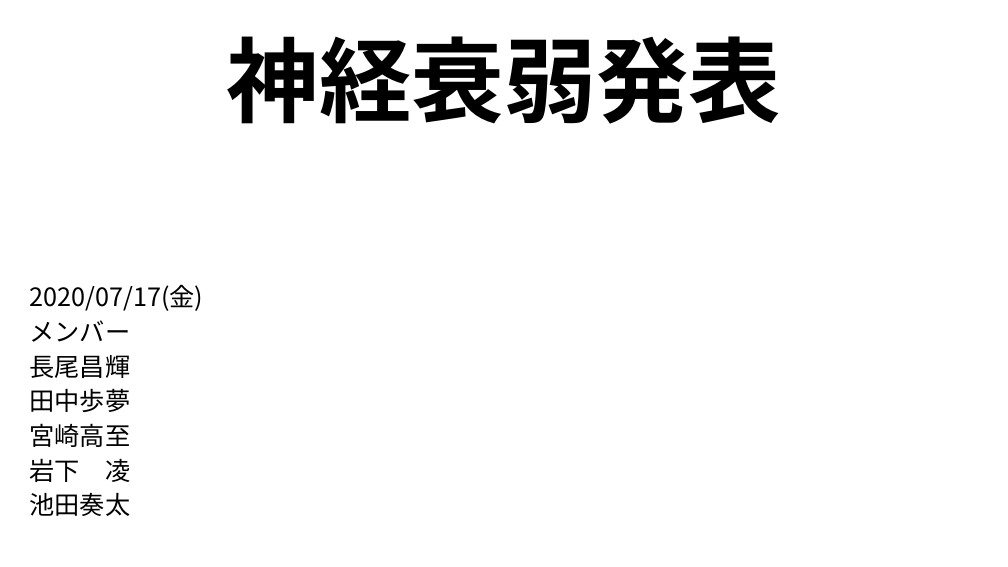
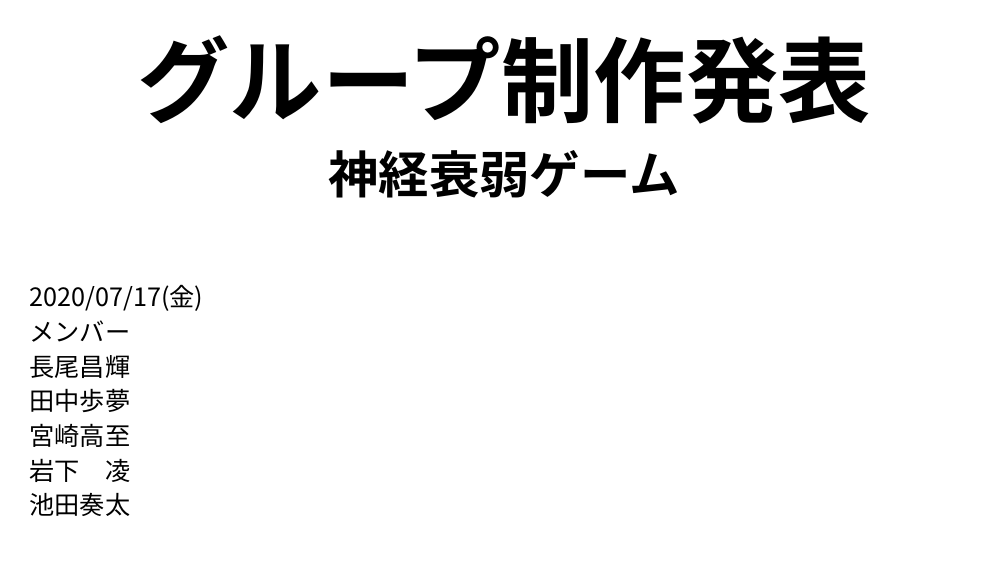
Before and after one commit to NagaoMasaki/NervousBreakdown, a slide deck: slide 1 of 資料/神経衰弱発表資料_200716.pptx. Drawn at 1008x567 pixels with LibreOffice and Linux fonts; fonts in the diff are those of the drawing. Boxes give left, top, right and bottom in pixels: in the first picture for what was removed or moved away, otherwise in the second. Text is boxed around its words. In the diff, an @@ line names an element or a change of style, - is before the commit and + after.

```diff
--- a/資料/神経衰弱発表資料_200716.pptx
+++ b/資料/神経衰弱発表資料_200716.pptx
@@ title at (x1=137, y1=35, x2=870, y2=124): text changed @@
-神経衰弱発表
+グループ制作発表
@@ text added at (x1=328, y1=150, x2=679, y2=198), 48 pt, text #000000, bold @@
+神経衰弱ゲーム
```
Also in this commit, not shown: 10 other slides changed, 2 slides added.
